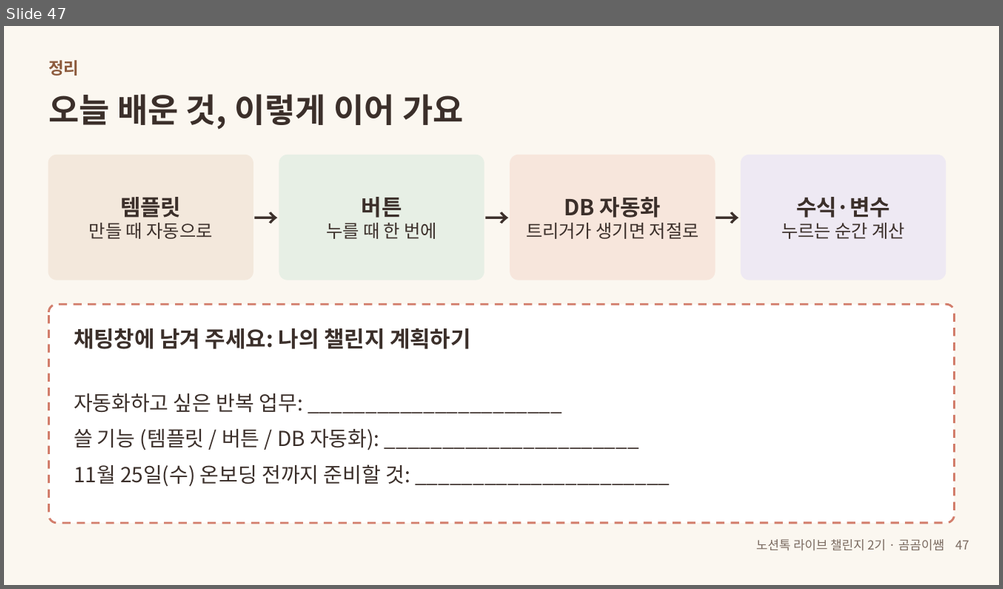
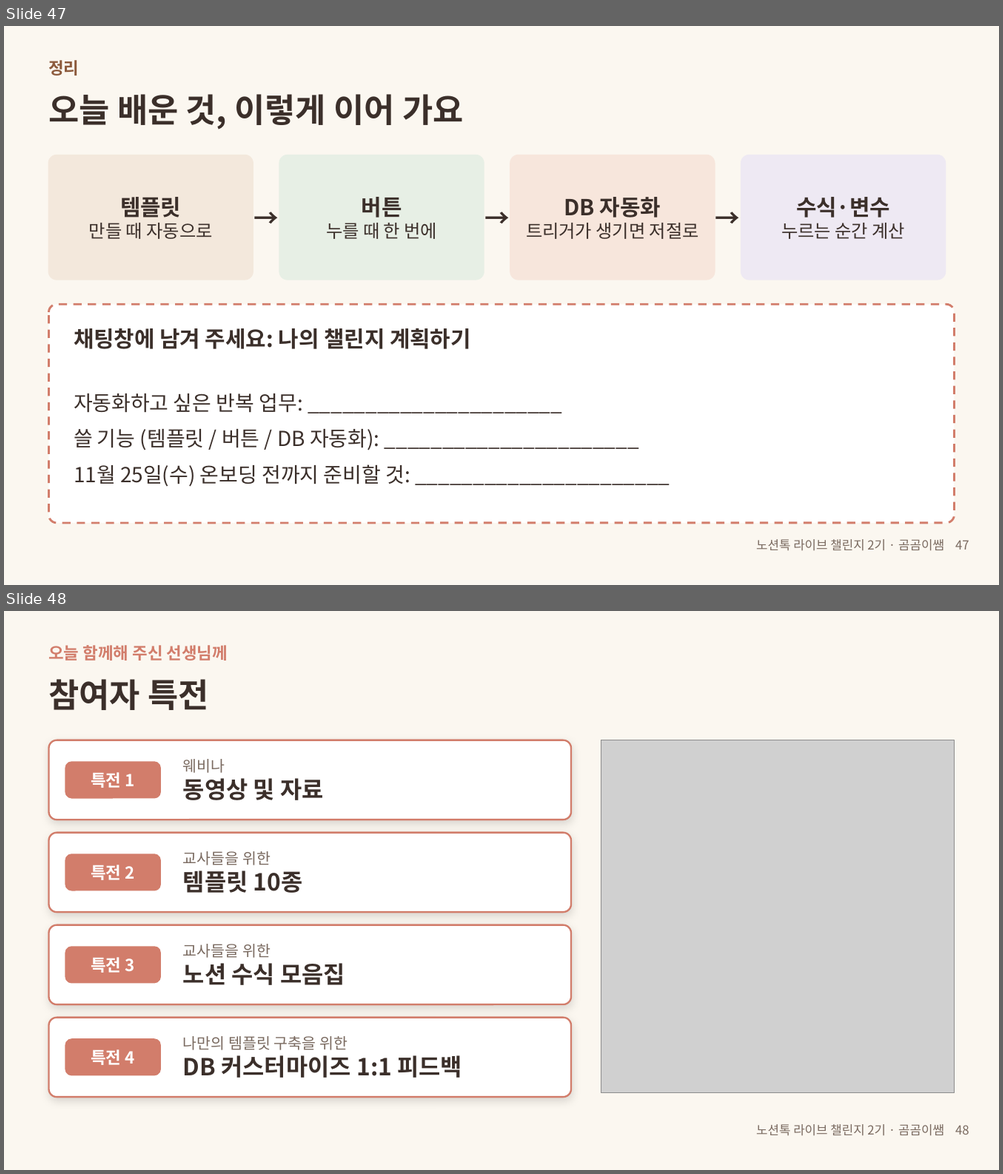
Before and after one commit to gomgomeet/skills, a slide deck: webinars/notiontalk-live-challenge-1/notiontalk-live-challenge-webinar.pptx. Shown one above the other, each under a label of ours: slide 47 before the commit, slides 47 and 48 after it. The pictures are 1003x589 and 1003x1174 pixels, drawn with LibreOffice and Linux fonts; fonts in the diff are those of the drawing; grey boxes stand for pictures. Boxes give left, top, right and bottom in pixels: in the first picture for what was removed or moved away, otherwise in the second. Text is boxed around its words. In the diff, an @@ line names an element or a change of style, - is before the commit and + after.

```diff
--- a/webinars/notiontalk-live-challenge-1/notiontalk-live-challenge-webinar.pptx
+++ b/webinars/notiontalk-live-challenge-1/notiontalk-live-challenge-webinar.pptx
@@ slide 48 added at [4, 611, 999, 1170], background #FBF7F0 @@
@@ text added at [48, 645, 227, 661], 12 pt, text #D27D6B, bold @@
+오늘 함께해 주신 선생님께
@@ text added at [48, 679, 208, 710], 24 pt, text #3B2F2A, bold @@
+참여자 특전
@@ rounded rectangle added at [48, 741, 571, 820], fill #FFFFFF, outline #D27D6B 1.25 pt @@
@@ picture added at [600, 741, 954, 1093] @@
@@ rounded rectangle added at [65, 762, 160, 798], fill #D27D6B, outline #D27D6B 1 pt @@
@@ text added at [183, 759, 323, 800], 17 pt, text #3B2F2A, bold @@
+웨비나
+동영상 및 자료
@@ text added at [91, 772, 135, 788], 12 pt, text #FFFFFF, bold @@
+특전 1
@@ rounded rectangle added at [48, 833, 571, 912], fill #FFFFFF, outline #D27D6B 1.25 pt @@
@@ rounded rectangle added at [65, 854, 160, 891], fill #D27D6B, outline #D27D6B 1 pt @@
@@ text added at [183, 851, 303, 893], 11 pt, text #7A6A60 @@
+교사들을 위한
+템플릿 10종
@@ text added at [91, 865, 135, 880], 12 pt, text #FFFFFF, bold @@
+특전 2
@@ rounded rectangle added at [48, 925, 571, 1005], fill #FFFFFF, outline #D27D6B 1.25 pt @@
@@ rounded rectangle added at [65, 947, 160, 983], fill #D27D6B, outline #D27D6B 1 pt @@
@@ text added at [91, 957, 135, 973], 12 pt, text #FFFFFF, bold @@
+특전 3
@@ text added at [183, 944, 345, 985], 17 pt, text #3B2F2A, bold @@
+교사들을 위한
+노션 수식 모음집
@@ rounded rectangle added at [48, 1018, 571, 1097], fill #FFFFFF, outline #D27D6B 1.25 pt @@
@@ rounded rectangle added at [65, 1039, 160, 1076], fill #D27D6B, outline #D27D6B 1 pt @@
@@ text added at [91, 1050, 135, 1065], 12 pt, text #FFFFFF, bold @@
+특전 4
@@ text added at [183, 1037, 462, 1078], 17 pt, text #3B2F2A, bold @@
+나만의 템플릿 구축을 위한
+DB 커스터마이즈 1:1 피드백
@@ text added at [756, 1125, 969, 1136], 9 pt, text #7A6A60 @@
+노션톡 라이브 챌린지 2기 · 곰곰이쌤 48
```
Also in this commit, not shown: 1 slide changed, 4 other files.
